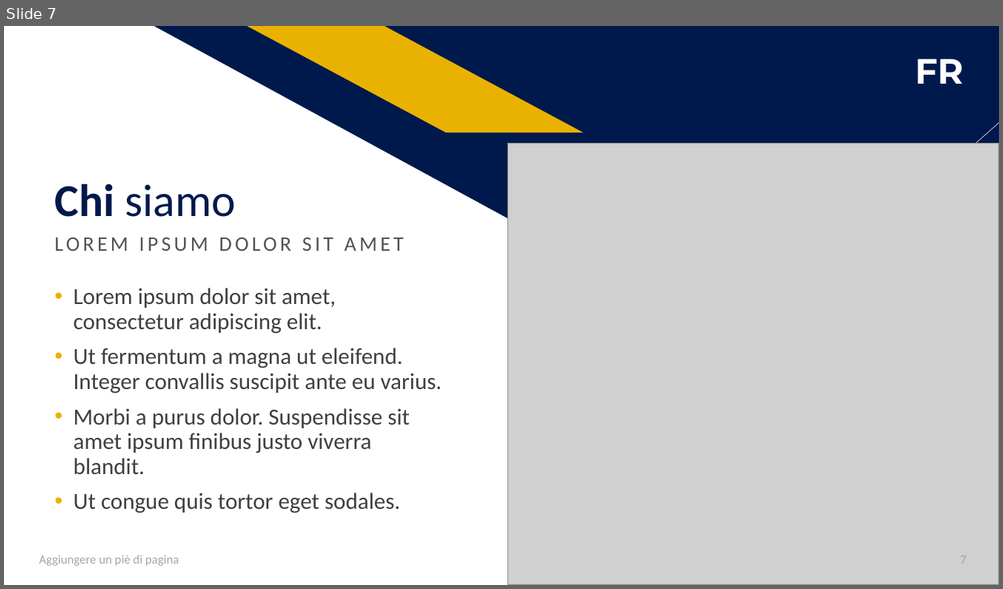
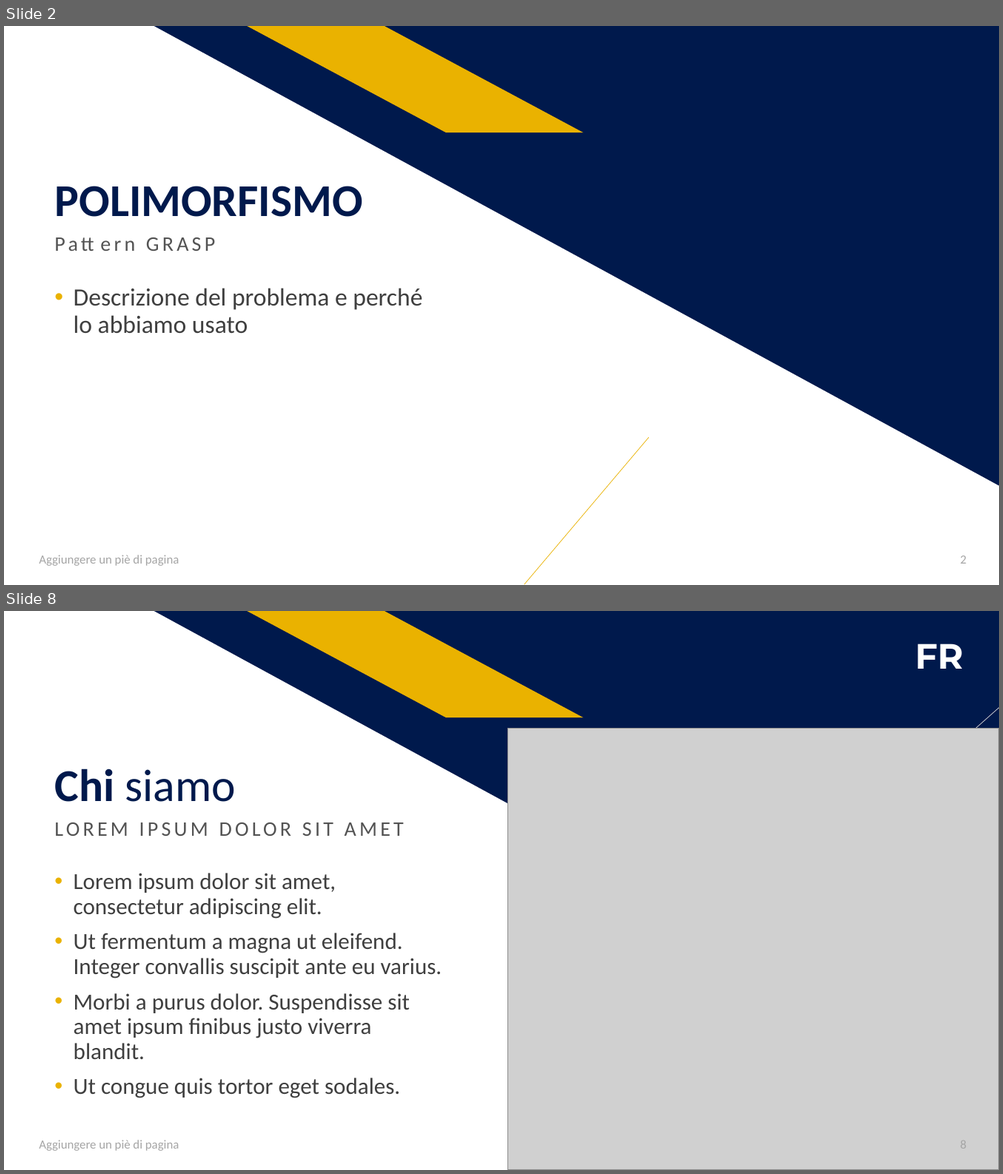
Before and after one commit to salvalai-matteo/EventBookDocumentation, a slide deck: Progetto Ingegneria SW.pptx. Shown one above the other, each under a label of ours: slide 7 before the commit, slides 2 and 8 after it; the slides between them are not shown. The pictures are 1003x589 and 1003x1174 pixels, drawn with LibreOffice and Linux fonts; fonts in the diff are those of the drawing; grey boxes stand for pictures. Boxes give left, top, right and bottom in pixels: in the first picture for what was removed or moved away, otherwise in the second. Text is boxed around its words. In the diff, an @@ line names an element or a change of style, - is before the commit and + after.

```diff
--- a/Progetto Ingegneria SW.pptx
+++ b/Progetto Ingegneria SW.pptx
@@ slide 2 added at (4,26,999,585), background #FFFFFF; not listed: 2 template elements that a slide beside it also shows @@
@@ title added at (55,186,363,217), 44 pt, text #00194C, bold @@
+POLIMORFISMO
@@ text added at (47,230,646,280), 20 pt, text #525252 @@
+Pattern GRASP
@@ text added at (74,288,422,334), 24 pt, text #3F3F3F @@
+• Descrizione del problema e perché lo abbiamo usato
@@ line added from (524, 585) to (649, 438), #EAB200 0.5 pt @@
@@ text added at (39,555,179,566), 12 pt, text #A5A5A5 @@
+Aggiungere un piè di pagina
@@ page number added at (960,556,966,564), 12 pt, text #A5A5A5 @@
+2
@@ what was slide 7 is now slide 8 @@
@@ page number at (960,1141,966,1149): text changed @@
-7
+8
```
Also in this commit, not shown: 5 slides changed, 1 other slide added, 1 slide removed.
